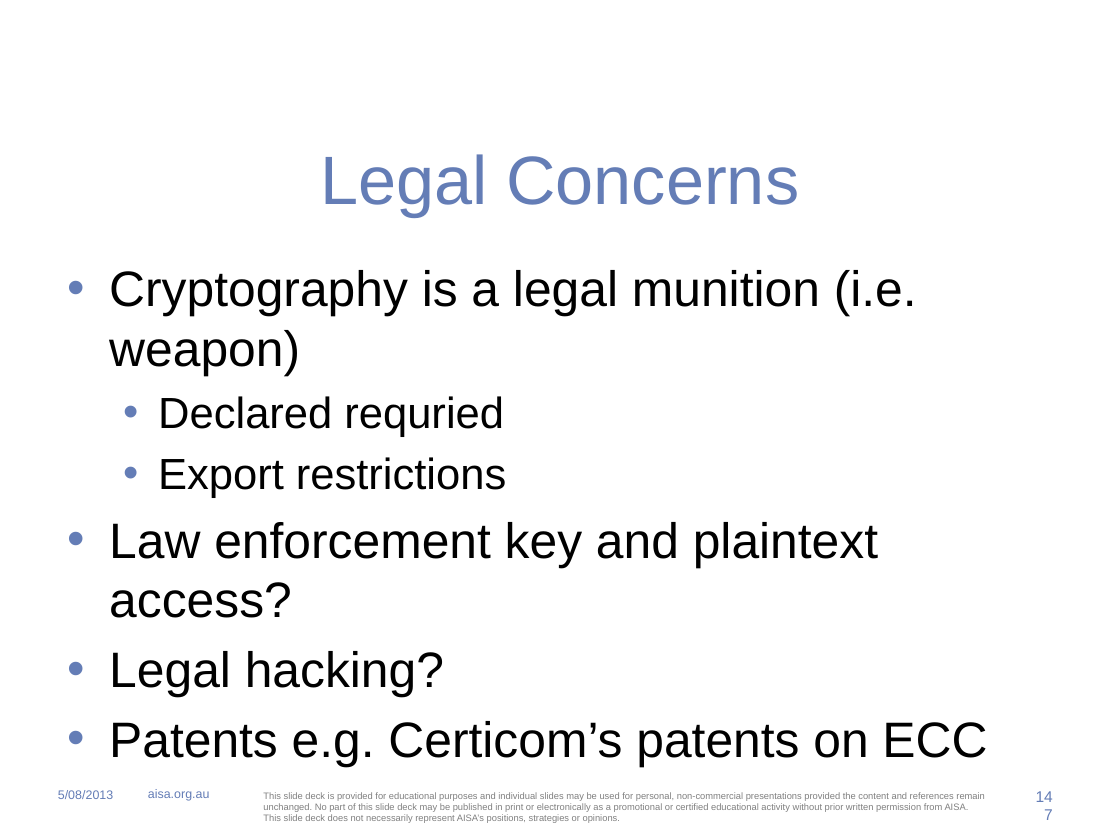
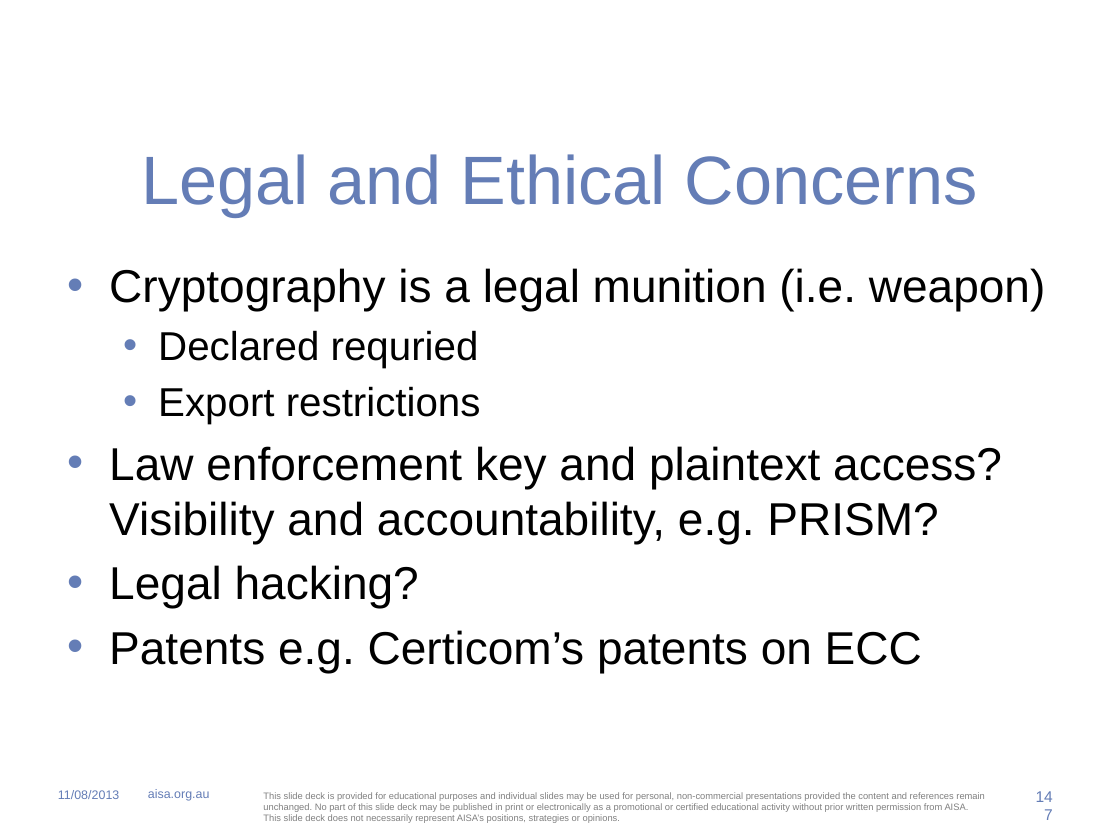
Before and after one commit to anthonylangsworth/AISACISSP, a slide deck: slide 147 of AISA CISSP - Cryptography.pptx. Drawn at 1120x840 pixels with LibreOffice and Linux fonts; fonts in the diff are those of the drawing; background and template pictures are left out. Boxes give left, top, right and bottom in pixels: in the first picture for what was removed or moved away, otherwise in the second. Text is boxed around its words. In the diff, an @@ line names an element or a change of style, - is before the commit and + after.

Commit message:
Updated Crypto slides

```diff
--- a/AISA CISSP - Cryptography.pptx
+++ b/AISA CISSP - Cryptography.pptx
@@ title at (x1=141, y1=154, x2=978, y2=216): text changed @@
-Legal Concerns
+Legal and Ethical Concerns
@@ text at (x1=109, y1=268, x2=1046, y2=673): size 32 to 29.6 pt in "Cryptography is a legal munition (i.e. weapon)", "Legal hacking?", "Patents e.g. Certicom’s patents on ECC"; size 28 to 25.9 pt in "Declared requried", "Export restrictions" @@
@@ text at (x1=109, y1=446, x2=1002, y2=544): text changed; size 32 to 29.6 pt @@
-• Law enforcement key and plaintext access?
+• Law enforcement key and plaintext access? Visibility and accountability, e.g. PRISM?
@@ text at (x1=58, y1=790, x2=119, y2=799): text changed @@
-5/08/2013
+11/08/2013
```
Also in this commit, not shown: 159 other slides changed.
